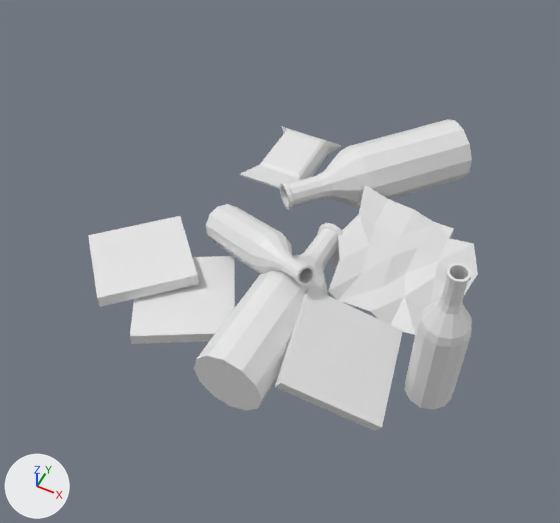
One commit to the OBJ model Game/res/assets/models/garbage.obj: the scene before it, then after it.
The view is the same before and after, from a 50 mm camera at (0.97, 3.89, 4.81) aimed at (-0.76, 7.35, 0.48). The axes (+X, +Y, +Z) are drawn at lower left. The lights are the same throughout. Where no turn or scale is listed for an object, it has been applied to the vertices.

In view in the first picture: 'garbage'.
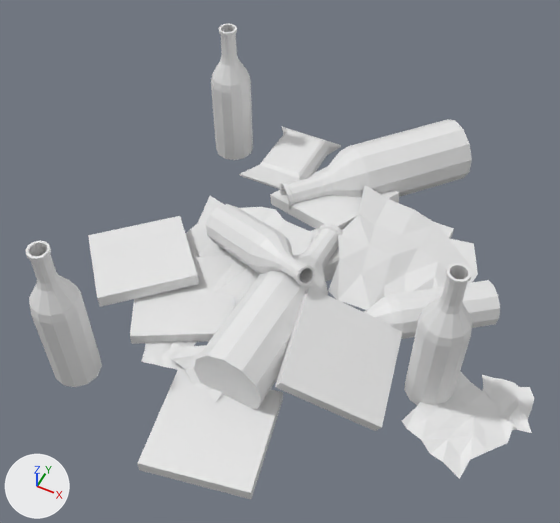
The newer file is also turned or shifted as a whole; pictures and numbers use the older file's frame.

Patch to the scene script:
```diff
--- a/Game/res/assets/models/garbage.obj.py
+++ b/Game/res/assets/models/garbage.obj.py
@@ me_garbage @@
 # used by ob_garbage; location = (0.0, 0.0, 0.0)
-me_garbage.from_pydata(...)  # 594 vertices, 1092 faces; spans x -2.48..0.74, y 6.34..9.63, z -0.03..1.28
+me_garbage.from_pydata(...)  # 1169 vertices, 2088 faces; spans x -2.48..1.32, y 5.64..9.63, z -0.03..1.28
+# me_garbage part 1: the loose piece of 123 vertices spanning x 0.38..0.74, y 6.94..7.29, z 0.0..1.28 is copied, and the copy is moved by (-2.55, 1.73, 0.0); it spans x -2.17..-1.82, y 8.67..9.02, z 0.0..1.28
+# me_garbage part 2: the loose piece of 40 vertices spanning x -1.71..-1.01, y 8.42..9.19, z 0.0..0.23 is copied, and the copy is turned -35.8 degrees about the z axis through its middle, then moved by (0.71, -0.95, 0.0); it spans x -1.16..-0.17, y 7.33..8.35, z 0.0..0.23
+# me_garbage part 3: the loose piece of 30 vertices spanning x -0.56..0.6, y 7.39..8.58, z 0.03..0.36 is copied, and the copy is multiplied about its middle by the matrix ((0.455, 0.268, -0.119), (-0.256, 0.47, 0.079), (0.142, -0.011, 0.522)), then moved by (0.82, -1.07, -0.14); it spans x 0.49..1.19, y 6.5..7.33, z 0.03..0.08
+# me_garbage part 4: the loose piece of 30 vertices spanning x -0.56..0.6, y 7.39..8.58, z 0.03..0.36 is copied, and the copy is multiplied about its middle by the matrix ((0.32, -0.047, -0.081), (0.043, 0.33, -0.021), (0.083, 0.01, 0.322)), then moved by (1.08, -0.76, -0.17); it spans x 0.87..1.32, y 7.01..7.43, z 0.0..0.04
+# me_garbage part 5: the loose piece of 123 vertices spanning x 0.38..0.74, y 6.94..7.29, z 0.0..1.28 is copied, and the copy is multiplied about its middle by the matrix ((0.506, -0.35, -0.788), (-0.63, 0.474, -0.615), (0.59, 0.808, 0.019)), then moved by (-0.33, 0.46, -0.48); it spans x -0.32..0.84, y 7.11..8.1, z -0.03..0.34
+# me_garbage part 6: the loose piece of 123 vertices spanning x 0.38..0.74, y 6.94..7.29, z 0.0..1.28 is copied, and the copy is moved by (-2.38, -0.98, 0.0); it spans x -2.0..-1.65, y 5.95..6.31, z 0.0..1.28
+# me_garbage part 7: the loose piece of 30 vertices spanning x -0.56..0.6, y 7.39..8.58, z 0.03..0.36 is copied, and the copy is multiplied about its middle by the matrix ((0.319, -0.047, -0.082), (0.044, 0.33, -0.018), (0.084, 0.006, 0.322)), then moved by (-1.34, -1.39, -0.18); it spans x -1.55..-1.1, y 6.38..6.8, z 0.0..0.02
+# me_garbage part 8: a new loose piece of 30 vertices spanning x -1.85..-0.71, y 6.83..8.12, z 0.0..0.26
+# me_garbage part 9: a new loose piece of 30 vertices spanning x -1.23..-0.49, y 6.27..7.06, z 0.0..0.14
+# me_garbage part 10: 8 vertices added at x -1.31..-0.28, y 7.96..8.97, z 0.0..0.34
+# me_garbage part 11: 8 vertices added at x -1.11..-0.19, y 5.64..6.56, z 0.0..0.1
```

Location of each change, (x1, y1, x2, y2) in pixels of the pictures (560 x 523 px):
'garbage', reshaped (30% wider, 52% taller)
    before: (88, 119, 478, 431)
    after: (25, 23, 534, 499)
part 1 of me_garbage, added
    after: (211, 23, 253, 160)
part 2 of me_garbage, added
    after: (304, 229, 339, 281)
part 3 of me_garbage, added
    after: (402, 371, 514, 479)
part 4 of me_garbage, added
    after: (482, 375, 534, 433)
part 5 of me_garbage, added
    after: (364, 280, 500, 339)
part 6 of me_garbage, added
    after: (25, 241, 102, 387)
part 7 of me_garbage, added
    after: (141, 341, 197, 370)
part 8 of me_garbage, added
    after: (185, 196, 313, 307)
part 9 of me_garbage, added
    after: (171, 345, 222, 402)
part 10 of me_garbage, added
    after: (270, 166, 399, 230)
part 11 of me_garbage, added
    after: (137, 368, 283, 499)
